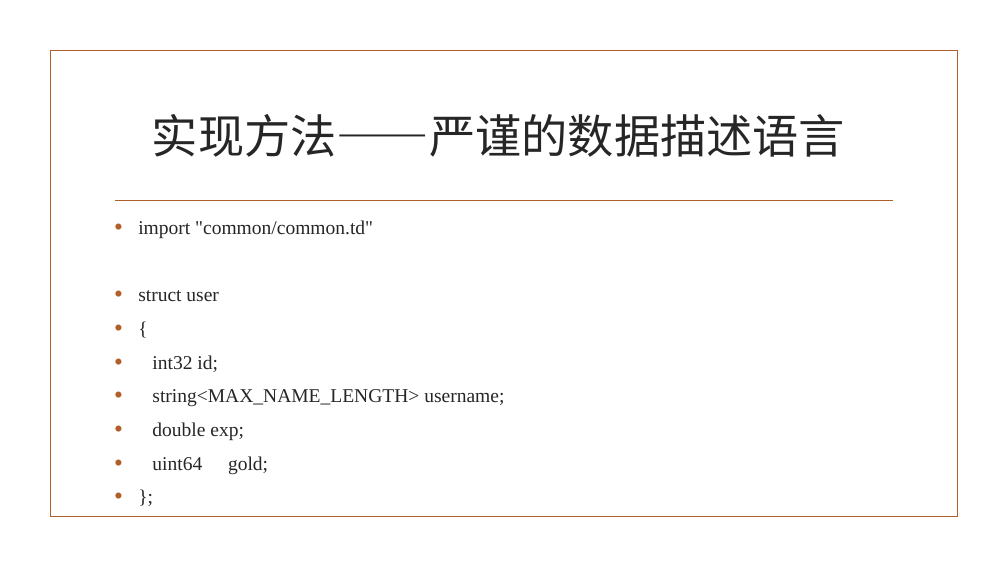
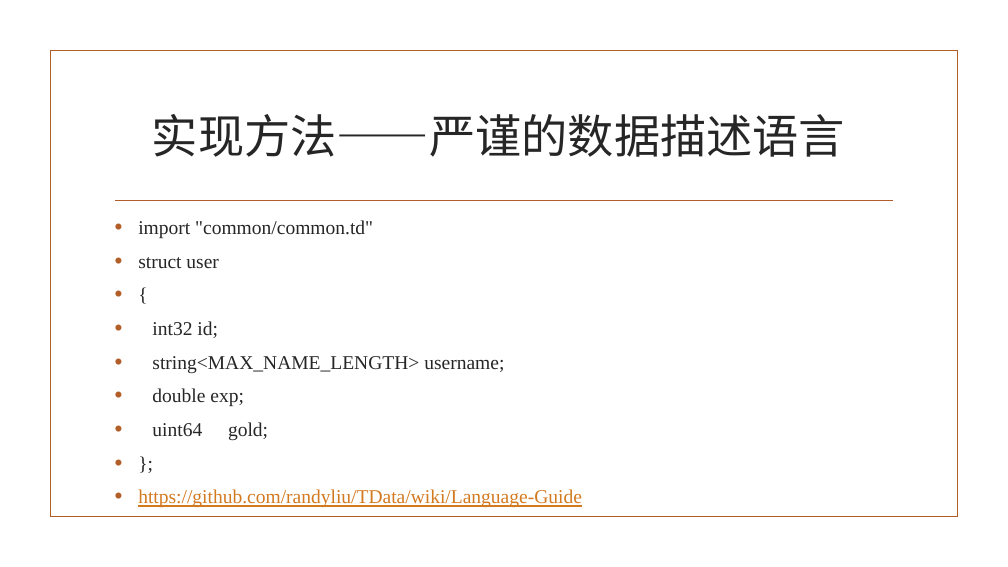
Before and after one commit to tsingpan/TDR, a slide deck: slide 14 of docs/TData.pptx. Drawn at 1008x567 pixels with LibreOffice and Linux fonts; fonts in the diff are those of the drawing; background and template pictures are left out. Boxes give left, top, right and bottom in pixels: in the first picture for what was removed or moved away, otherwise in the second. Text is boxed around its words. In the diff, an @@ line names an element or a change of style, - is before the commit and + after.

```diff
--- a/docs/TData.pptx
+++ b/docs/TData.pptx
@@ text at box(138, 489, 582, 508): paragraph added @@
+• https://github.com/randyliu/TData/wiki/Language-Guide
```
Also in this commit, not shown: 1 other slide changed, 3 slides added, 27 other files.
